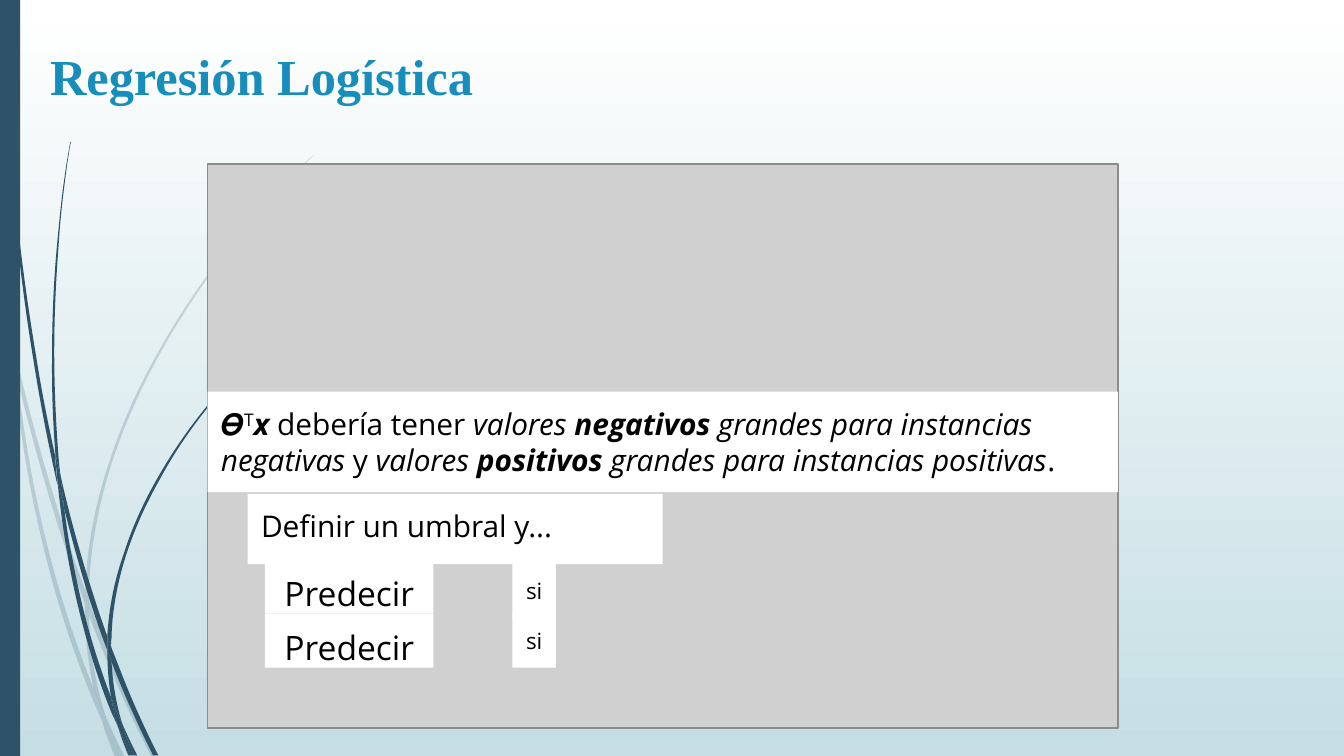
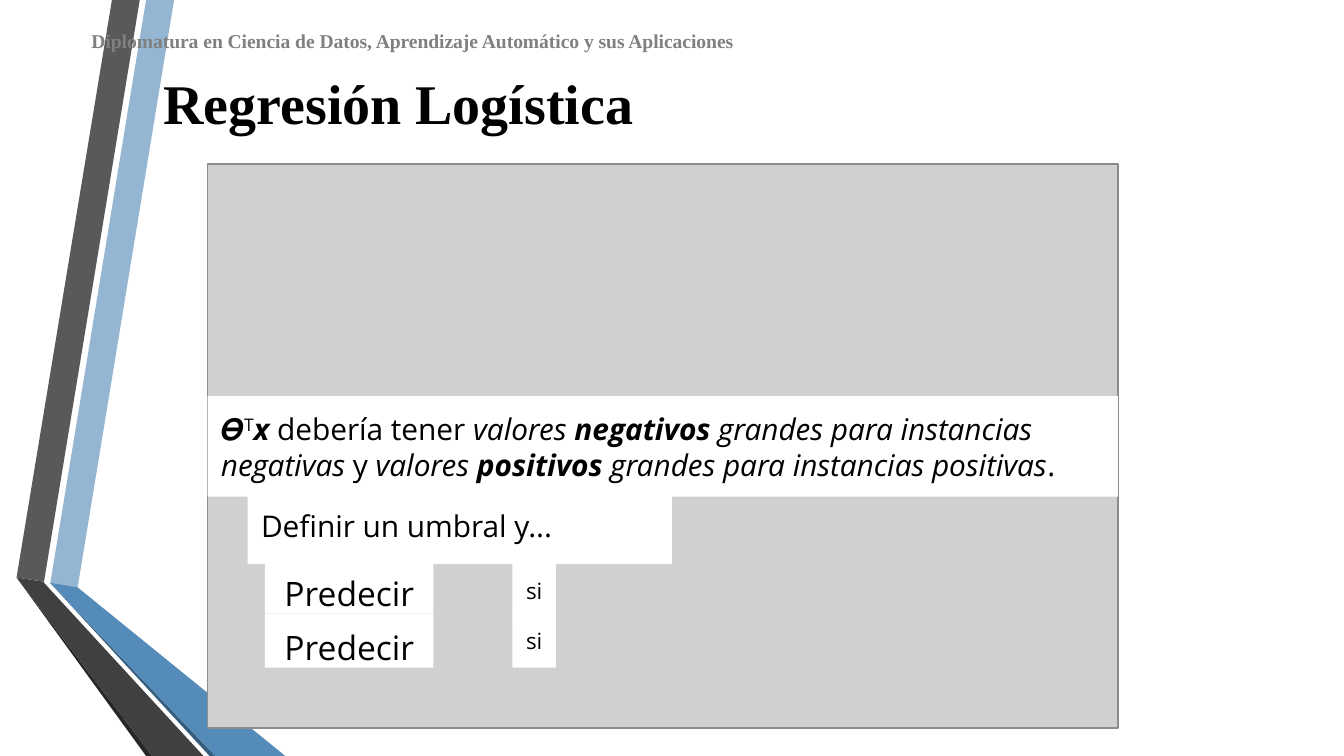
Before and after one commit to DiploDatos/AprendizajeSupervisado, a slide deck: slide 22 of Teórico/Aprendizaje Supervisado - Clase I.ppsx (slide 23 before the commit). Drawn at 1344x756 pixels with LibreOffice and Linux fonts; fonts in the diff are those of the drawing; grey boxes stand for pictures; background and template pictures are left out. Boxes give left, top, right and bottom in pixels: in the first picture for what was removed or moved away, otherwise in the second. Text is boxed around its words. In the diff, an @@ line names an element or a change of style, - is before the commit and + after.

```diff
--- a/Teórico/Aprendizaje Supervisado - Clase I.ppsx
+++ b/Teórico/Aprendizaje Supervisado - Clase I.ppsx
@@ background gradient #FFFFFF to #C5DEE5 to picture (left out) @@
@@ rectangle removed at <box>0,0,20,755</box> @@
@@ freeform shape: place and size @@
-freeform shape at <box>51,142,70,476</box>
+freeform shape at <box>16,0,140,582</box>
@@ freeform shape at <box>16,0,140,582</box>: fill #2E5369 to #595959 @@
@@ freeform shape added at <box>51,0,175,587</box>, fill #94B6D2 @@
@@ text added at <box>91,33,733,53</box>, 10.5 pt, text #808080, bold @@
+Diplomatura en Ciencia de Datos, Aprendizaje Automático y sus Aplicaciones
@@ title "Regresión Logística": place and size @@
-title "Regresión Logística" at <box>50,60,473,105</box>
+title "Regresión Logística" at <box>164,85,633,135</box>
@@ title "Regresión Logística" at <box>164,85,633,135</box>: size 27 to 30 pt, text colour #178DBB to #000000 @@
@@ rectangle "𝜭Tx debería tener valores negativos ...": place and size @@
-rectangle "𝜭Tx debería tener valores negativos ..." at <box>207,391,1117,492</box>
+rectangle "𝜭Tx debería tener valores negativos ..." at <box>207,396,1117,497</box>
@@ rectangle "Definir un umbral y...": place and size @@
-rectangle "Definir un umbral y..." at <box>247,493,663,563</box>
+rectangle "Definir un umbral y..." at <box>247,493,672,563</box>
@@ freeform shape: place and size @@
-freeform shape at <box>85,603,106,716</box>
+freeform shape at <box>16,578,152,756</box>
@@ freeform shape at <box>16,578,152,756</box>: fill #2E5369 at 20% opacity to #262626 @@
@@ freeform shape added at <box>16,578,203,756</box>, fill #404040 @@
@@ freeform shape: place and size @@
-freeform shape at <box>89,601,156,756</box>
+freeform shape at <box>51,583,216,756</box>
@@ freeform shape at <box>51,583,216,756</box>: fill #2E5369 at 20% opacity to #355D7E @@
@@ freeform shape added at <box>51,583,286,756</box>, fill #558BB8 @@
@@ group removed at <box>0,155,314,756</box>: 8 freeform shapes @@
@@ group removed at <box>3,0,263,756</box>: 11 freeform shapes @@
```
Also in this commit, not shown: 27 other slides changed, 11 slides added, 14 slides removed, 4 other files.
